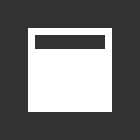
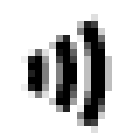
Comparing the layer stacks of the two 140x140 images. Changes:
hid "Calendar" over [28, 28, 112, 112]
added layer "Vector Smart Object" (1st of 3) above "Vector Smart Object" over [21, 14, 112, 133]
hid "Background" over [0, 0, 140, 140]
